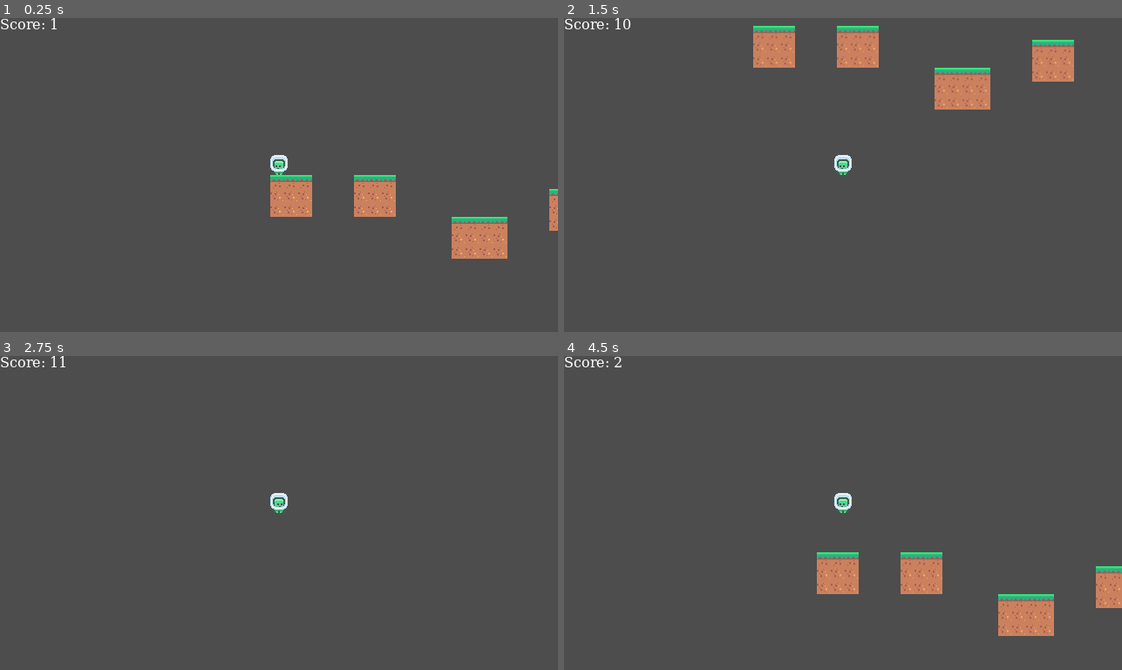
Above: before the commit, frames 1-4 (two rows, left to right).
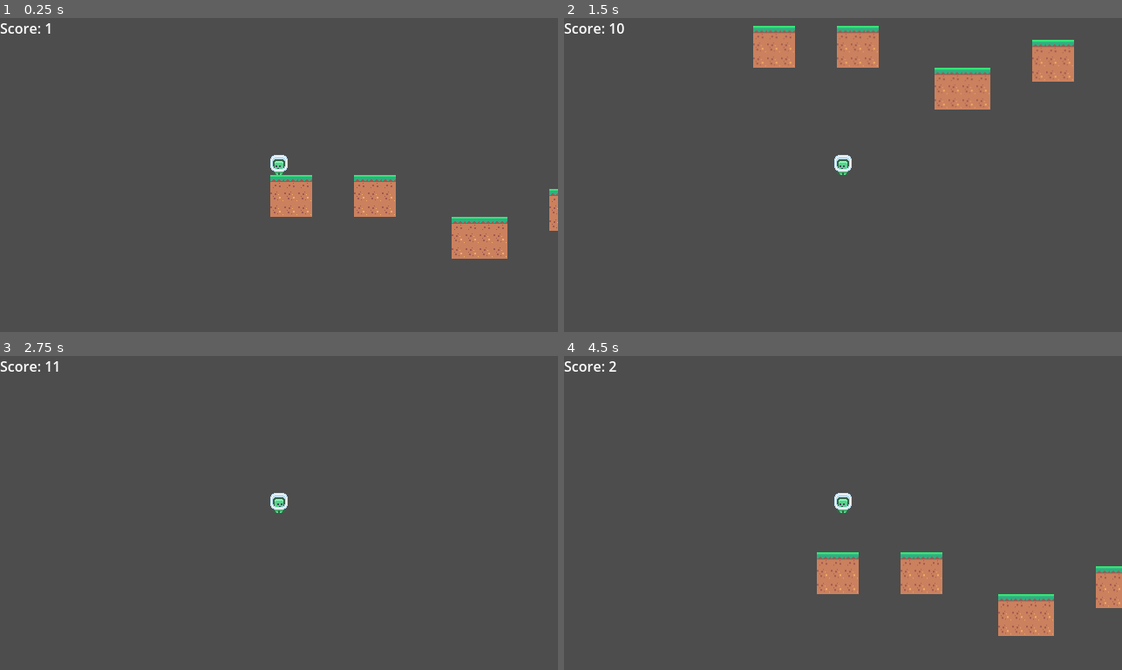
Above: after the commit, the same moments.

Repository: Malay1121/EchoRun
Game: Godot game, scene res://world.tscn
Same seed, same stepped clock (60 frames per second), same inputs: the game is played once before the commit and once after it.
Inputs:
- Up to frame 1 (0.25 s): no input
- Up to frame 2 (1.5 s): tap Enter (ui_accept) at 0.5, 0.77 s; hold Right (ui_right) from 0.53 s (still down); tap Shift (swap) at 0.6, 1.35 s
- Up to frame 3 (2.75 s): tap Enter (ui_accept) at 1.52 s; release Right (ui_right) at 2.03 s; hold Left (ui_left) from 2.03 s (still down); tap Shift (swap) at 2.1 s
- Up to frame 4 (4.5 s): tap Enter (ui_accept) at 2.75, 3.02, 4.25 s; release Left (ui_left) at 2.78 s; hold Right (ui_right) 2.78-3.5 s; tap Shift (swap) at 2.85, 4.35 s; click "Restart" at 3.5 s; hold Right (ui_right) from 4.28 s (still down)

The runs differ from the first frame. In frame 1, 0.2% of the frame differs, in the area x 0-11%, y 0-5%; in frame 2, 0.2%, in the area x 0-12%, y 0-5%; in frame 3, 0.2%; in frame 4, 0.2%.

Commit message:
Did the process to publish the game to test, and started exploring how to add moving platform

Diff:
--- a/hud.tscn
+++ b/hud.tscn
@@ -1,19 +1,6 @@
-[gd_scene load_steps=4 format=3 uid="uid://t2bp43rnbn7q"]
+[gd_scene load_steps=2 format=3 uid="uid://t2bp43rnbn7q"]
 
 [ext_resource type="Script" uid="uid://cwbpkjqum583h" path="res://hud.gd" id="1_37p78"]
-
-[sub_resource type="FontFile" id="FontFile_37p78"]
-subpixel_positioning = 0
-msdf_pixel_range = 14
-msdf_size = 128
-cache/0/16/0/ascent = 0.0
-cache/0/16/0/descent = 0.0
-cache/0/16/0/underline_position = 0.0
-cache/0/16/0/underline_thickness = 0.0
-cache/0/16/0/scale = 1.0
-
-[sub_resource type="LabelSettings" id="LabelSettings_8sq4i"]
-font = SubResource("FontFile_37p78")
 
 [node name="HUD" type="CanvasLayer"]
 script = ExtResource("1_37p78")
@@ -22,4 +9,3 @@
 offset_right = 40.0
 offset_bottom = 23.0
 text = "Score: 0"
-label_settings = SubResource("LabelSettings_8sq4i")
Not shown, added: addons/platforms/ActivatorButton.gd
Not shown, added: addons/platforms/ActivatorButton.gd.uid
Not shown, added: addons/platforms/ActivatorButton.tscn
Not shown, added: addons/platforms/Demo.tscn
Not shown, added: addons/platforms/MovingPlatform.tscn
Not shown, added: addons/platforms/Platform.gd
Not shown, added: addons/platforms/Platform.gd.uid
Not shown, added: addons/platforms/info.gd
Not shown, added: addons/platforms/info.gd.uid
Not shown, added: build/web/index.apple-touch-icon.png.import
Not shown, added: build/web/index.icon.png.import
Not shown, added: build/web/index.png.import
(and 13 more such lines)
